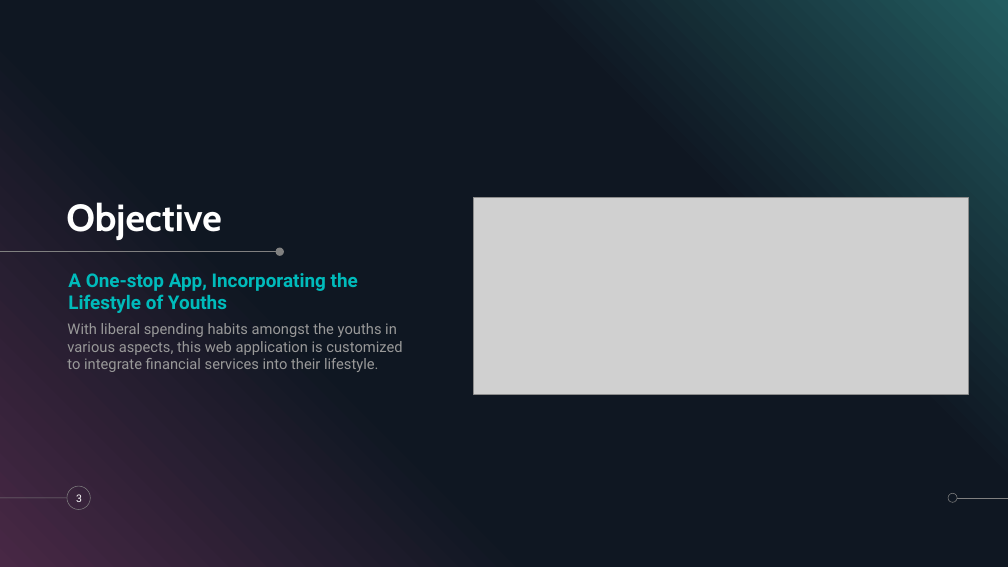
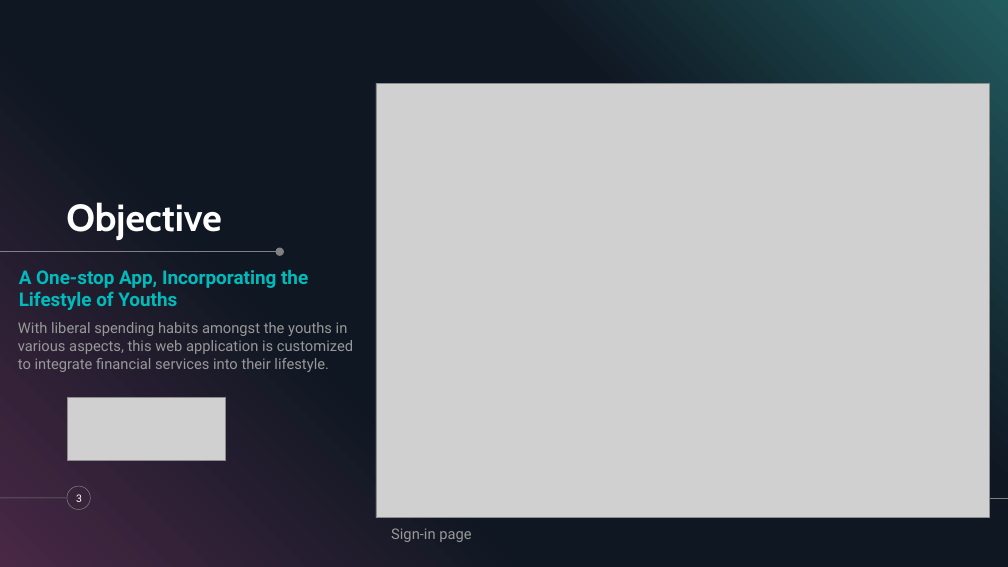
Before and after one commit to Melvynkoh94/ArtEngeering_RazerHackathon, a slide deck: slide 3 of Presentation.pptx. Drawn at 1008x567 pixels with LibreOffice and Linux fonts; fonts in the diff are those of the drawing; grey boxes stand for pictures. Boxes give left, top, right and bottom in pixels: in the first picture for what was removed or moved away, otherwise in the second. Text is boxed around its words. In the diff, an @@ line names an element or a change of style, - is before the commit and + after.

```diff
--- a/Presentation.pptx
+++ b/Presentation.pptx
@@ picture added at [376, 83, 989, 518] @@
@@ text "A One-stop App, Incorporating the ...": place and size @@
-text "A One-stop App, Incorporating the ..." at [68, 273, 358, 313]
+text "A One-stop App, Incorporating the ..." at [19, 270, 308, 310]
@@ text "With liberal spending habits amongst ...": place and size @@
-text "With liberal spending habits amongst ..." at [67, 323, 402, 372]
+text "With liberal spending habits amongst ..." at [18, 322, 353, 372]
@@ picture: place and size @@
-picture at [473, 197, 969, 394]
+picture at [67, 398, 226, 461]
@@ ellipse removed at [948, 493, 957, 502] @@
@@ text added at [391, 528, 471, 542], 14 pt, text #999999 @@
+Sign-in page
```
Also in this commit, not shown: 3 other slides changed.
